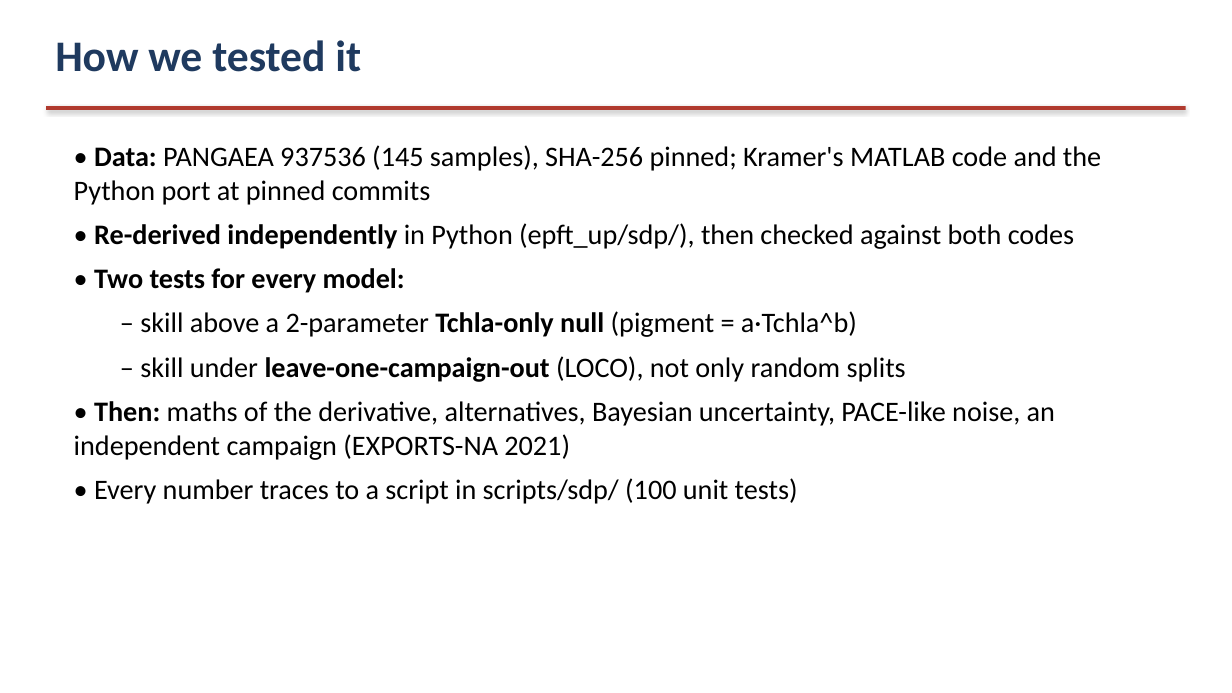
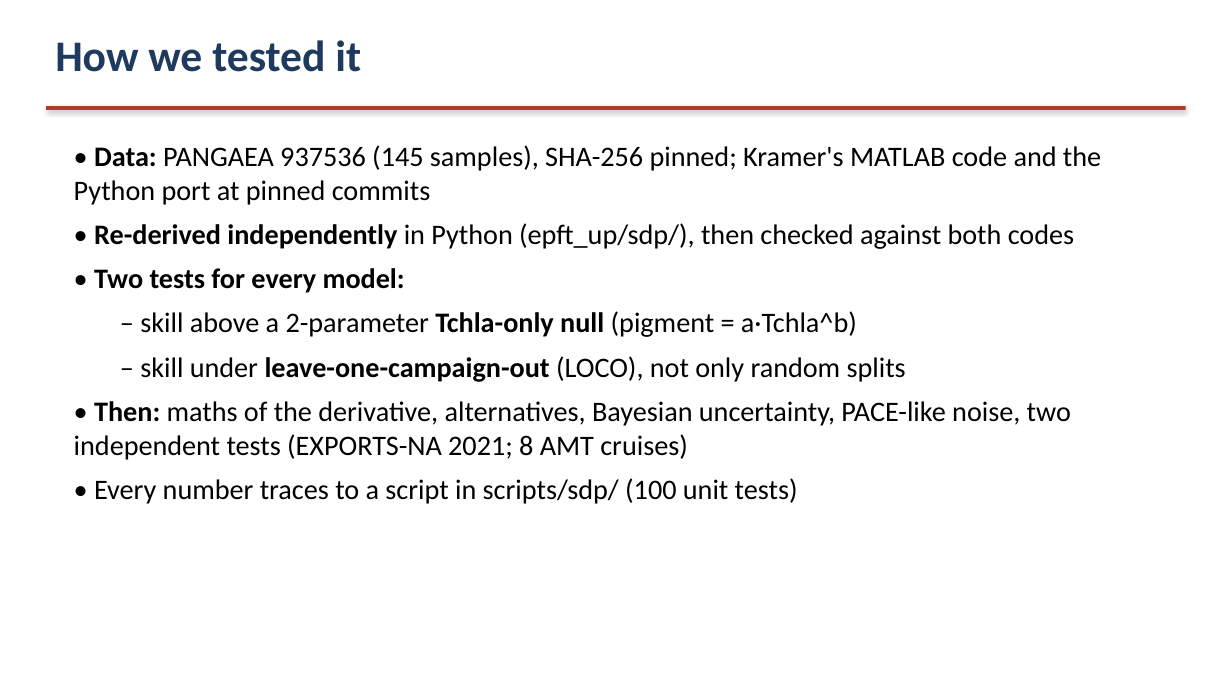
Before and after one commit to ocean-colour/EPFT-UP, a slide deck: slide 8 of reports/slides/SDP_Claude_Slides.pptx. Drawn at 1232x693 pixels with LibreOffice and Linux fonts; fonts in the diff are those of the drawing. Boxes give left, top, right and bottom in pixels: in the first picture for what was removed or moved away, otherwise in the second. Text is boxed around its words. In the diff, an @@ line names an element or a change of style, - is before the commit and + after.

```diff
--- a/reports/slides/SDP_Claude_Slides.pptx
+++ b/reports/slides/SDP_Claude_Slides.pptx
@@ text at (74,401,1071,460): text changed @@
-• Then: maths of the derivative, alternatives, Bayesian uncertainty, PACE-like noise, an independent campaign (EXPORTS-NA 2021)
+• Then: maths of the derivative, alternatives, Bayesian uncertainty, PACE-like noise, two independent tests (EXPORTS-NA 2021; 8 AMT cruises)
```
Also in this commit, not shown: 4 other slides changed, 4 slides added, 21 other files.
